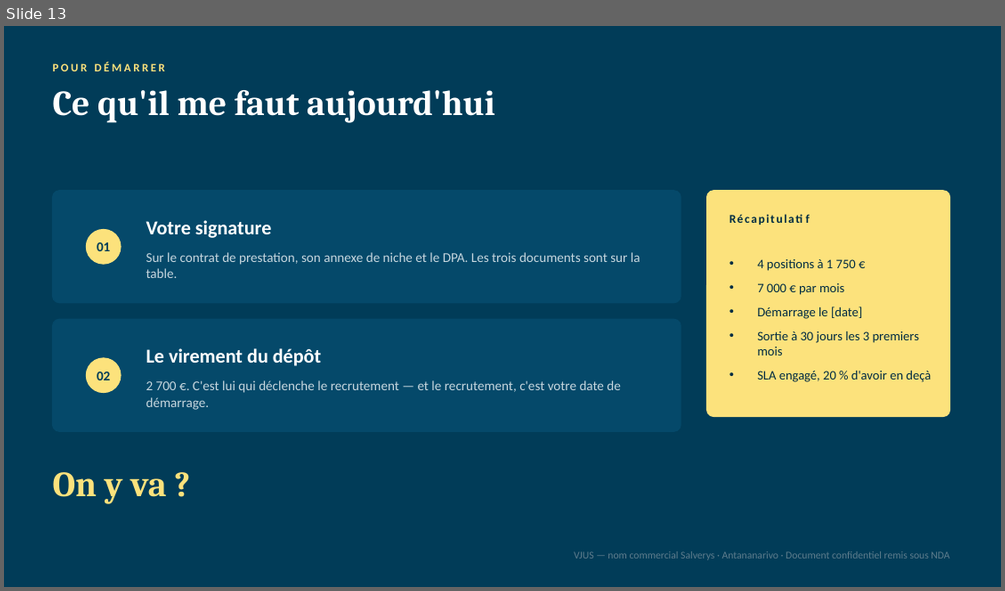
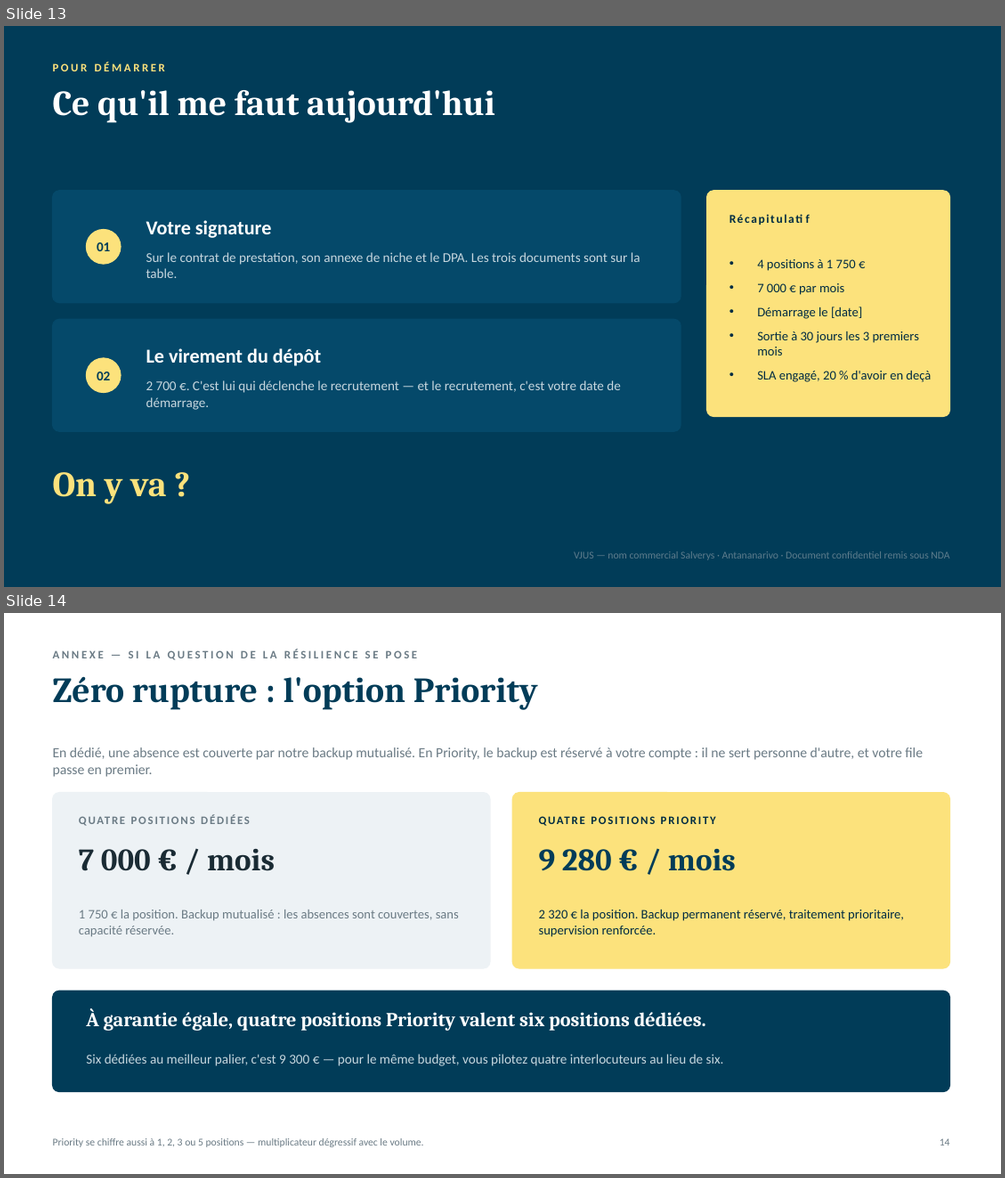
Before and after one commit to valerienvalerien/Salve2, a slide deck: 04-Closing/DECK-CLOSING-4-POSITIONS-Helpdesk-IT.pptx. Shown one above the other, each under a label of ours: slide 13 before the commit, slides 13 and 14 after it. The pictures are 1005x591 and 1005x1178 pixels, drawn with LibreOffice and Linux fonts; fonts in the diff are those of the drawing. Boxes give left, top, right and bottom in pixels: in the first picture for what was removed or moved away, otherwise in the second. Text is boxed around its words. In the diff, an @@ line names an element or a change of style, - is before the commit and + after.

```diff
--- a/04-Closing/DECK-CLOSING-4-POSITIONS-Helpdesk-IT.pptx
+++ b/04-Closing/DECK-CLOSING-4-POSITIONS-Helpdesk-IT.pptx
@@ slide 14 added at <box>4,613,1001,1174</box>, background #FFFFFF @@
@@ text added at <box>53,649,418,660</box>, 11 pt, text #6B7B85, bold @@
+ANNEXE — SI LA QUESTION DE LA RÉSILIENCE SE POSE
@@ text added at <box>53,676,538,710</box>, 34 pt, text #013C58, bold @@
+Zéro rupture : l'option Priority
@@ text added at <box>53,747,922,777</box>, 13.5 pt, text #6B7B85 @@
+En dédié, une absence est couverte par notre backup mutualisé. En Priority, le backup est réservé à votre compte : il ne sert personne d'autre, et votre file passe en premier.
@@ rounded rectangle added at <box>53,793,490,968</box>, fill #EDF2F5, outline #EDF2F5 1 pt @@
@@ rounded rectangle added at <box>512,793,950,968</box>, fill #FCE27C, outline #FCE27C 1 pt @@
@@ text added at <box>79,809,464,831</box>, 11 pt, text #6B7B85, bold @@
+QUATRE POSITIONS DÉDIÉES
@@ text added at <box>539,809,923,831</box>, 11 pt, text #012C42, bold @@
+QUATRE POSITIONS PRIORITY
@@ text added at <box>79,849,275,871</box>, 30 pt, text #1A2B34, bold @@
+7 000 € / mois
@@ text added at <box>539,848,736,871</box>, 30 pt, text #013C58, bold @@
+9 280 € / mois
@@ text added at <box>79,909,459,937</box>, 12.5 pt, text #6B7B85 @@
+1 750 € la position. Backup mutualisé : les absences sont couvertes, sans capacité réservée.
@@ text added at <box>539,909,904,937</box>, 12.5 pt, text #012C42 @@
+2 320 € la position. Backup permanent réservé, traitement prioritaire, supervision renforcée.
@@ rounded rectangle added at <box>53,990,950,1092</box>, fill #013C58, outline #013C58 1 pt @@
@@ text added at <box>86,1008,706,1030</box>, 19 pt, text #FFFFFF, bold @@
+À garantie égale, quatre positions Priority valent six positions dédiées.
@@ text added at <box>86,1054,724,1066</box>, 13 pt, text #C6D6DE @@
+Six dédiées au meilleur palier, c'est 9 300 € — pour le même budget, vous pilotez quatre interlocuteurs au lieu de six.
@@ text added at <box>53,1138,424,1147</box>, 10 pt, text #6B7B85 @@
+Priority se chiffre aussi à 1, 2, 3 ou 5 positions — multiplicateur dégressif avec le volume.
@@ text added at <box>939,1138,950,1145</box>, 10 pt, text #6B7B85 @@
+14
```
Also in this commit, not shown: 1 other slide added, 2 other files.
